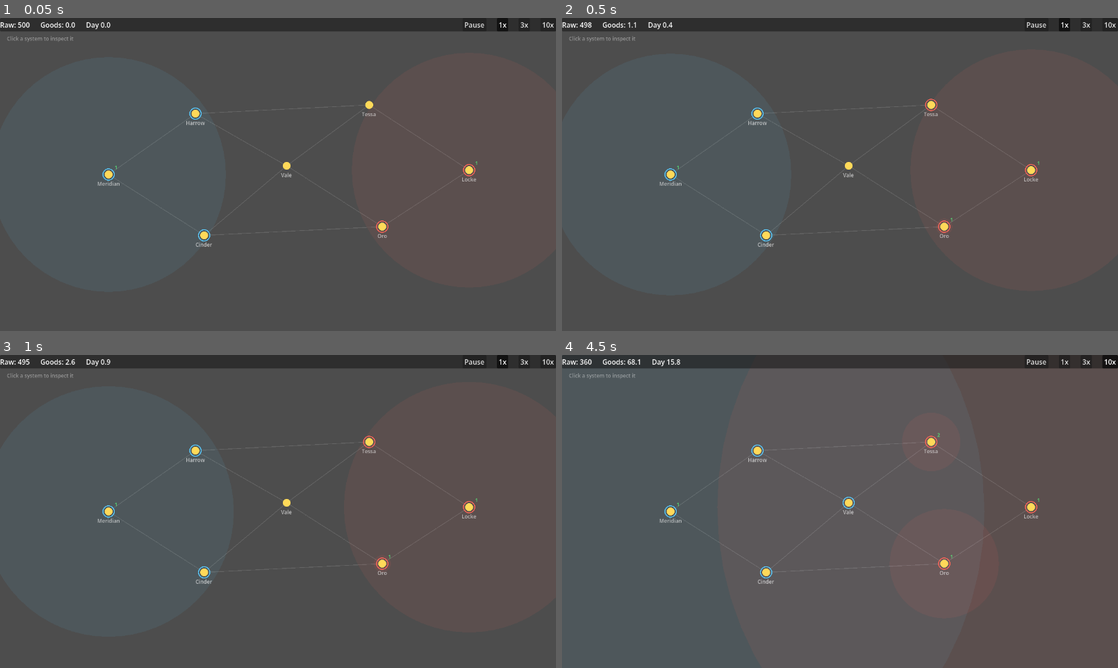
Above: before the commit, frames 1-4 (two rows, left to right).
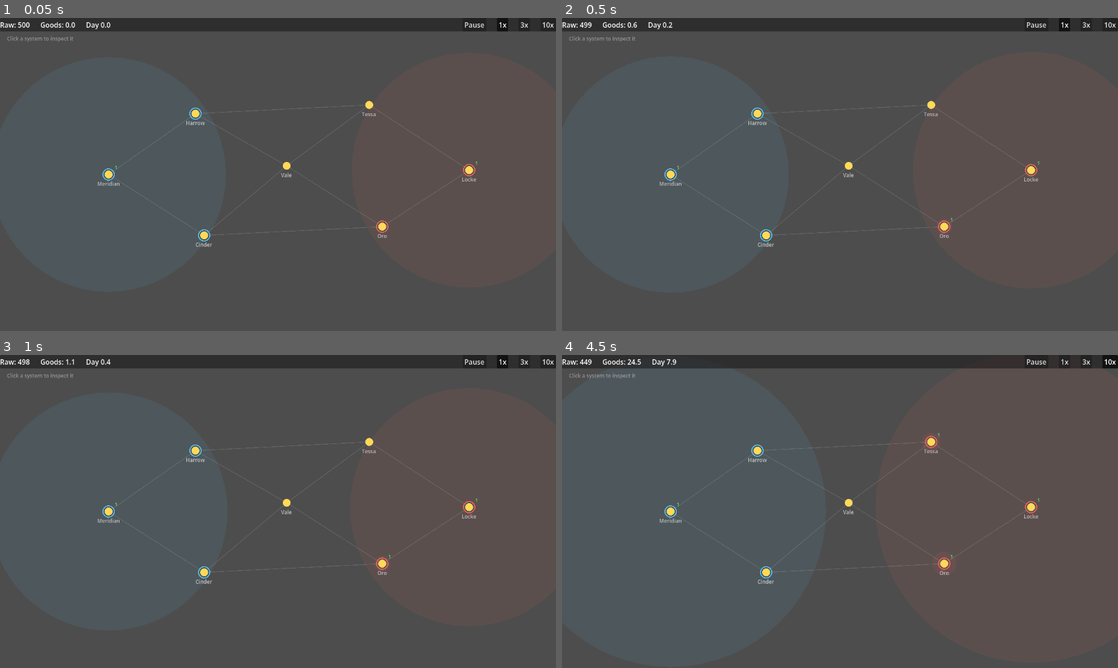
Above: after the commit, the same moments.

Repository: evyatarmitz/reach
Game: Godot game, scene res://game/main.tscn
The game is run twice, just before and just after one commit, with the same random seed, the same clock (stepped at 60 frames per second) and the same inputs.
Inputs:
- Up to frame 1 (0.05 s): no input
- Up to frame 2 (0.5 s): no input
- Up to frame 3 (1 s): click "1x" at 0.5 s
- Up to frame 4 (4.5 s): click "3x" at 1.25 s; click "10x" at 2 s; click "1x" at 2.75 s; click "3x" at 3.5 s; click "10x" at 4.25 s

Frame 1 is identical in both runs. In frame 2, less than 0.1% of the frame differs, in the area x 4-68%, y 1-30%; in frame 3, less than 0.1%; in frame 4, 0.2%, in the area x 3-68%, y 1-81%.

Commit message:
Slow the base pace: halve population growth and the real-time clock
- GROWTH_RATE 0.08 -> 0.04 so population (and therefore influence = A1*pop)
  expands more slowly in game-days.
- DAYS_PER_REAL_SECOND 1.0 -> 0.5 so the whole sim reads slower in real time.
- Both are feel/tuning changes; the speed dial still fast-forwards boring
  stretches, and the test suite locks mechanic shapes not these numbers (65/65
  still pass). The real fix for influence "filling everything" is the border
  collision/deformation rework, which is separate.

Diff:
--- a/desktop/game/main.gd
+++ b/desktop/game/main.gd
@@ -3,7 +3,9 @@
 # Render/UI layer. Reads Sim state, forwards commands. No game rules live here.
 
 const SPEEDS: Array[float] = [0.0, 1.0, 3.0, 10.0]
-const DAYS_PER_REAL_SECOND := 1.0
+# Base clock halved (was 1.0) so the whole sim reads slower in real time; the
+# speed dial multiplies this, so fast-forward is still one click away.
+const DAYS_PER_REAL_SECOND := 0.5
 const SYSTEM_CENTER := Vector2(510.0, 380.0)
 
 var sim: Sim
--- a/desktop/sim/constants.gd
+++ b/desktop/sim/constants.gd
@@ -27,7 +27,10 @@
 # Growth: dpop/day = GROWTH_RATE * pop / (1 + (pop/GROWTH_SOFTCAP)^GROWTH_EXP),
 # times the neighbor multiplier below. Never a hard cap — growth only
 # asymptotically flattens; the neighbor bonus is the designed way past the wall.
-const GROWTH_RATE := 0.08
+# GROWTH_RATE was halved (0.08 -> 0.04) to slow population — and therefore
+# influence (= A1*pop) — expansion; still tune-to-taste, and the speed dial
+# covers the boring stretches.
+const GROWTH_RATE := 0.04
 const GROWTH_SOFTCAP := 500.0
 const GROWTH_EXP := 2.0
 
